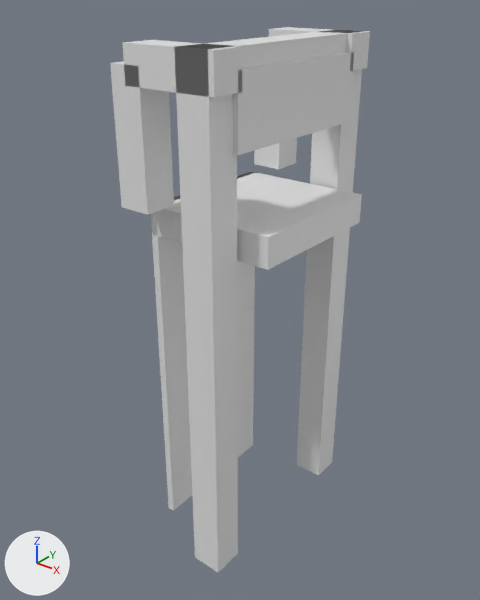
Renders of the glTF model models/boskoop/boskoop-brug-3794f419-63/boskoop-brug-3794f419-63.glb from each side of a commit.
Rendered twice from a camera (50 mm lens) standing at (10.2, -13.53, 5.43) and looking at (-0.42, -0.26, -2.8). The lights are fixed; the arrows at lower left show +X, +Y and +Z. The picture after the commit comes second.

The scene before the commit, as lines of its bpy script (objects in view):
```python
ob_building_balans = bpy.data.objects.new('building:balans', me_balans)
ob_building_balans.location = (0.0, 0.0, 0.0)
ob_building_balans_2 = bpy.data.objects.new('building:balans 2', me_balans_2)
ob_building_balans_2.location = (0.0, 0.0, 0.0)
ob_building_contragewicht = bpy.data.objects.new('building:contragewicht', me_contragewicht)
ob_building_contragewicht.location = (0.0, 0.0, 0.0)
ob_building_hamei = bpy.data.objects.new('building:hamei', me_hamei)
ob_building_hamei.location = (0.0, 0.0, 0.0)
ob_building_hamei_2 = bpy.data.objects.new('building:hamei 2', me_hamei_2)
ob_building_hamei_2.location = (0.0, 0.0, 0.0)
ob_building_hangstang = bpy.data.objects.new('building:hangstang', me_hangstang)
ob_building_hangstang.location = (0.0, 0.0, 0.0)
ob_building_hangstang_2 = bpy.data.objects.new('building:hangstang 2', me_hangstang_2)
ob_building_hangstang_2.location = (0.0, 0.0, 0.0)
ob_building_portaal = bpy.data.objects.new('building:portaal', me_portaal)
ob_building_portaal.location = (0.0, 0.0, 0.0)
ob_road_dek = bpy.data.objects.new('road:dek', me_dek)
ob_road_dek.location = (0.0, 0.0, 0.0)
# also in view: 'road:landhoofd' at (-1.78, 0.0, -4.92)
```
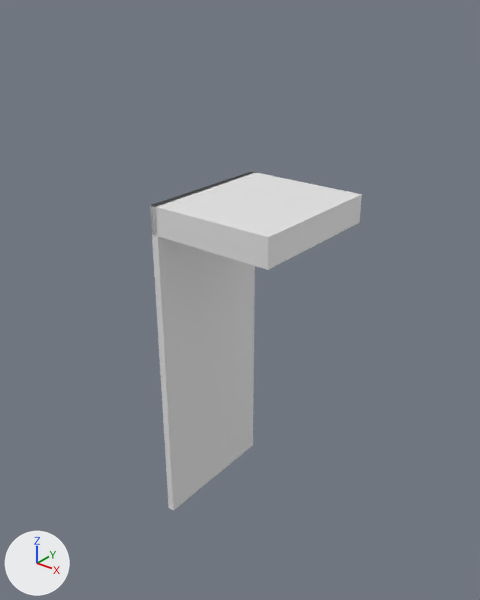
Pixel boxes [x1, y1, x2, y2] of what changed, in the pictures (480 x 600 px):
'building:hamei 2', deleted: before [174, 44, 238, 572]
'building:hamei', deleted: before [297, 30, 363, 475]
'building:contragewicht', deleted: before [232, 52, 354, 155]
'building:hangstang 2', deleted: before [110, 61, 174, 215]
'building:balans 2', deleted: before [122, 40, 243, 98]
'building:portaal', deleted: before [195, 32, 347, 68]
'building:balans', deleted: before [269, 27, 370, 71]
'building:hangstang', deleted: before [254, 138, 297, 169]

What changed in the scene script:
```text
Remove ob_building_hamei:
    ob_building_hamei = bpy.data.objects.new('building:hamei', me_hamei)
    ob_building_hamei.location = (0.0, 0.0, 0.0)
Remove ob_building_hamei_2:
    ob_building_hamei_2 = bpy.data.objects.new('building:hamei 2', me_hamei_2)
    ob_building_hamei_2.location = (0.0, 0.0, 0.0)
Remove ob_building_portaal:
    ob_building_portaal = bpy.data.objects.new('building:portaal', me_portaal)
    ob_building_portaal.location = (0.0, 0.0, 0.0)
Remove ob_building_balans:
    ob_building_balans = bpy.data.objects.new('building:balans', me_balans)
    ob_building_balans.location = (0.0, 0.0, 0.0)
Remove ob_building_hangstang:
    ob_building_hangstang = bpy.data.objects.new('building:hangstang', me_hangstang)
    ob_building_hangstang.location = (0.0, 0.0, 0.0)
Remove ob_building_balans_2:
    ob_building_balans_2 = bpy.data.objects.new('building:balans 2', me_balans_2)
    ob_building_balans_2.location = (0.0, 0.0, 0.0)
Remove ob_building_hangstang_2:
    ob_building_hangstang_2 = bpy.data.objects.new('building:hangstang 2', me_hangstang_2)
    ob_building_hangstang_2.location = (0.0, 0.0, 0.0)
Remove ob_building_contragewicht:
    ob_building_contragewicht = bpy.data.objects.new('building:contragewicht', me_contragewicht)
    ob_building_contragewicht.location = (0.0, 0.0, 0.0)
```
